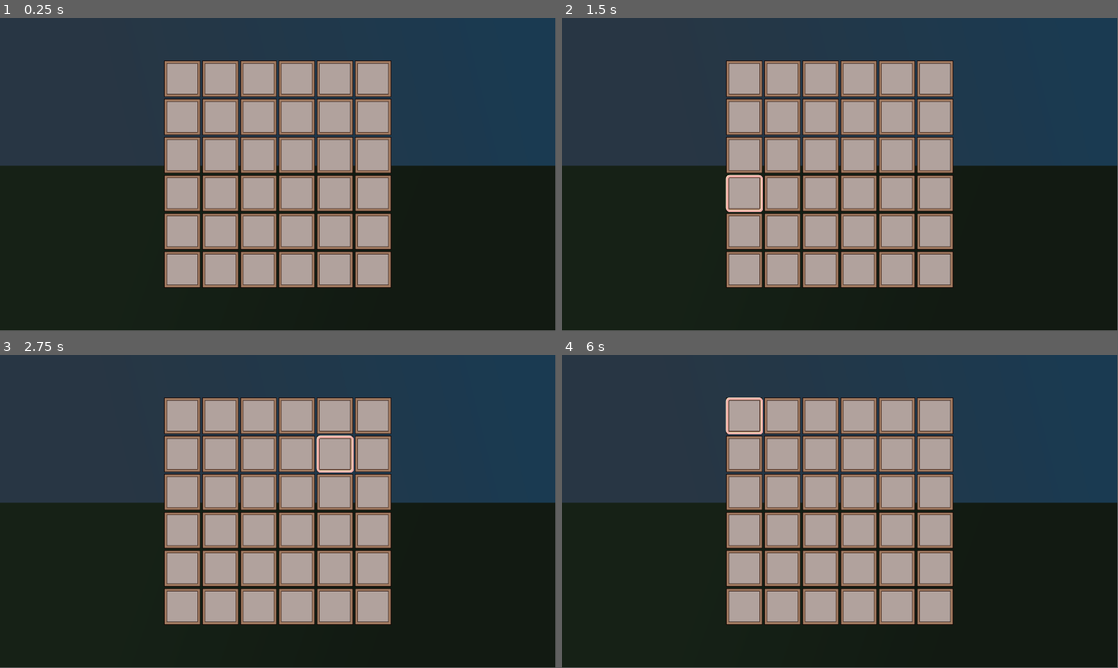
Above: before the commit, frames 1-4 (two rows, left to right).
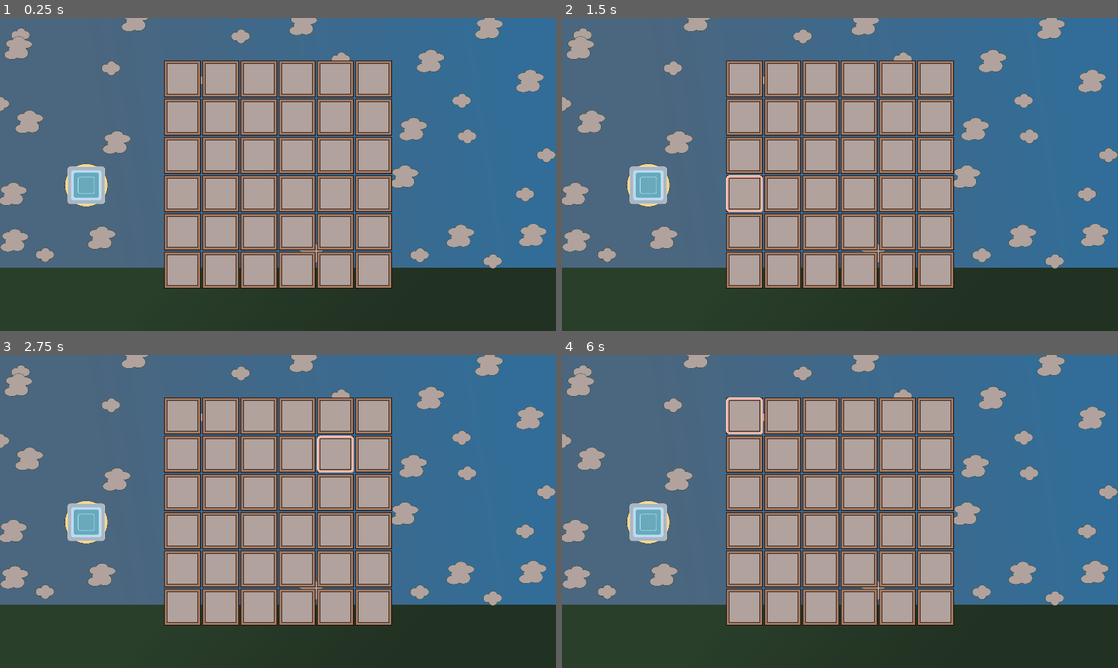
Above: after the commit, the same moments.

Repository: mathew-tran/gem-match
Game: Godot game, scene res://Scenes/Main.tscn
The game is run twice, just before and just after one commit, with the same random seed, the same clock (stepped at 60 frames per second) and the same inputs.
Inputs (mouse positions are in pixels of both pictures, inside the frame that each line leads up to):
- Up to frame 1 (0.25 s): no input
- Up to frame 2 (1.5 s): tap Enter at 0.5 s; move the mouse to (962, 158) at 0.52 s; press the mouse at (962, 158) at 0.53 s; tap Space at 1.25 s; move the mouse to (728, 190) at 1.27 s; release the mouse at (728, 190) at 1.28 s; click (728, 190) at 1.35 s
- Up to frame 3 (2.75 s): tap Enter at 2 s; move the mouse to (333, 442) at 2.02 s; press the mouse at (333, 442) at 2.03 s
- Up to frame 4 (6 s): tap Space at 2.75, 4.25 s; move the mouse to (812, 574) at 2.77 s; release the mouse at (812, 574) at 2.78 s; click (812, 574) at 2.85 s; tap Enter at 3.5 s; move the mouse to (1006, 558) at 3.52 s; press the mouse at (1006, 558) at 3.53 s; move the mouse to (673, 464) at 4.27 s; release the mouse at (673, 464) at 4.28 s; click (673, 464) at 4.35 s; move the mouse to (867, 511) at 5.02 s; press the mouse at (867, 511) at 5.03 s; move the mouse to (756, 433) at 5.77 s; release the mouse at (756, 433) at 5.78 s; click (756, 433) at 5.85 s
In our replay, the window is 799x449 before the commit and 800x450 after it. These sizes can differ from the game's own. Grey fills any space a smaller window leaves; there, only what the larger window draws over its background counts as a difference.

The runs differ from the first frame. In frame 1, 70% of the frame differs, in the area x 0-100%, y 0-100%; in frame 2, 70%; in frame 3, 70%; in frame 4, 70%.

Commit message:
working on making gem draggable to grid selection

Diff:
--- a/Art/BG.svg
+++ b/Art/BG.svg
@@ -67,7 +67,8 @@
        y1="94.225334"
        x2="461.01212"
        y2="7.9851942"
-       gradientUnits="userSpaceOnUse" />
+       gradientUnits="userSpaceOnUse"
+       gradientTransform="matrix(1,0,0,1.5958904,0,12.054368)" />
     <linearGradient
        inkscape:collect="always"
        xlink:href="#linearGradient4"
@@ -76,7 +77,8 @@
        y1="246.74261"
        x2="147.99231"
        y2="167.95532"
-       gradientUnits="userSpaceOnUse" />
+       gradientUnits="userSpaceOnUse"
+       gradientTransform="matrix(1,0,0,0.43202413,0,172.64755)" />
   </defs>
   <g
      inkscape:label="Layer 1"
@@ -86,17 +88,17 @@
        style="fill:url(#linearGradient5);stroke:#160402;stroke-width:0;stroke-dasharray:none"
        id="rect1"
        width="558.96387"
-       height="176.2067"
+       height="76.125542"
        x="-20.22917"
-       y="127.76317"
-       ry="2.6662641" />
+       y="227.84431"
+       ry="1.1518904" />
     <rect
        style="fill:url(#linearGradient3);stroke:#160402;stroke-width:0;stroke-dasharray:none"
        id="rect2"
        width="561.62561"
-       height="155.44519"
+       height="248.07349"
        x="-26.617327"
        y="-20.22917"
-       ry="2.6662638" />
+       ry="4.255065" />
   </g>
 </svg>
--- /dev/null
+++ b/Art/UI/remaining.svg
@@ -0,0 +1,86 @@
+<?xml version="1.0" encoding="UTF-8" standalone="no"?>
+<!-- Created with Inkscape (http://www.inkscape.org/) -->
+
+<svg
+   width="160"
+   height="160"
+   viewBox="0 0 42.333333 42.333333"
+   version="1.1"
+   id="svg1"
+   inkscape:version="1.3.2 (091e20e, 2023-11-25, custom)"
+   sodipodi:docname="remaining.svg"
+   xmlns:inkscape="http://www.inkscape.org/namespaces/inkscape"
+   xmlns:sodipodi="http://sodipodi.sourceforge.net/DTD/sodipodi-0.dtd"
+   xmlns="http://www.w3.org/2000/svg"
+   xmlns:svg="http://www.w3.org/2000/svg">
+  <sodipodi:namedview
+     id="namedview1"
+     pagecolor="#ffffff"
+     bordercolor="#000000"
+     borderopacity="0.25"
+     inkscape:showpageshadow="2"
+     inkscape:pageopacity="0.0"
+     inkscape:pagecheckerboard="0"
+     inkscape:deskcolor="#d1d1d1"
+     inkscape:document-units="px"
+     inkscape:zoom="2.811532"
+     inkscape:cx="38.768899"
+     inkscape:cy="54.952247"
+     inkscape:window-width="1920"
+     inkscape:window-height="992"
+     inkscape:window-x="2125"
+     inkscape:window-y="-8"
+     inkscape:window-maximized="1"
+     inkscape:current-layer="layer1" />
+  <defs
+     id="defs1" />
+  <g
+     inkscape:label="Layer 1"
+     inkscape:groupmode="layer"
+     id="layer1">
+    <circle
+       style="fill:#efd98b;stroke:#160402;stroke-width:0.225231"
+       id="path1"
+       cx="21.166666"
+       cy="21.166666"
+       r="19.546768" />
+    <text
+       xml:space="preserve"
+       style="font-size:3.175px;fill:#abf1f5;stroke:#2e432f;stroke-width:0.3;stroke-linejoin:bevel"
+       x="27.149673"
+       y="26.484241"
+       id="text2"><tspan
+         sodipodi:role="line"
+         id="tspan2"
+         style="stroke-width:0.3"
+         x="27.149673"
+         y="26.484241" /></text>
+    <text
+       xml:space="preserve"
+       style="font-size:3.175px;fill:#abf1f5;stroke:#2e432f;stroke-width:0.3;stroke-linejoin:bevel"
+       x="8.6506319"
+       y="27.349304"
+       id="text3"><tspan
+         sodipodi:role="line"
+         id="tspan3"
+         style="stroke-width:0.3"
+         x="8.6506319"
+         y="27.349304" /></text>
+    <rect
+       style="fill:#a8b7c6;fill-opacity:1;stroke:#f6e4c1;stroke-width:0.3;stroke-linejoin:bevel;stroke-dasharray:none"
+       id="rect3"
+       width="33.866665"
+       height="33.866665"
+       x="4.2333341"
+       y="4.2333341"
+       ry="2.6662638" />
+    <rect
+       style="fill:#c1d3f7;fill-opacity:1;stroke:#f6e4c1;stroke-width:0.242159;stroke-linejoin:bevel;stroke-dasharray:none"
+       id="rect4"
+       width="27.337053"
+       height="27.337053"
+       x="7.4981399"
+       y="7.4981399"
+       ry="2.1521988" />
+  </g>
+</svg>
--- /dev/null
+++ b/Art/UI/remaining.svg.2024_03_29_07_12_01.0.svg
@@ -0,0 +1,76 @@
+<?xml version="1.0" encoding="UTF-8" standalone="no"?>
+<!-- Created with Inkscape (http://www.inkscape.org/) -->
+
+<svg
+   width="128"
+   height="128"
+   viewBox="0 0 33.866666 33.866666"
+   version="1.1"
+   id="svg1"
+   inkscape:version="1.3.2 (091e20e, 2023-11-25, custom)"
+   sodipodi:docname="remaining.svg"
+   xmlns:inkscape="http://www.inkscape.org/namespaces/inkscape"
+   xmlns:sodipodi="http://sodipodi.sourceforge.net/DTD/sodipodi-0.dtd"
+   xmlns="http://www.w3.org/2000/svg"
+   xmlns:svg="http://www.w3.org/2000/svg">
+  <sodipodi:namedview
+     id="namedview1"
+     pagecolor="#ffffff"
+     bordercolor="#000000"
+     borderopacity="0.25"
+     inkscape:showpageshadow="2"
+     inkscape:pageopacity="0.0"
+     inkscape:pagecheckerboard="0"
+     inkscape:deskcolor="#d1d1d1"
+     inkscape:document-units="px"
+     inkscape:zoom="2.811532"
+     inkscape:cx="56.019281"
+     inkscape:cy="25.786653"
+     inkscape:window-width="1920"
+     inkscape:window-height="992"
+     inkscape:window-x="2125"
+     inkscape:window-y="-8"
+     inkscape:window-maximized="1"
+     inkscape:current-layer="layer1" />
+  <defs
+     id="defs1" />
+  <g
+     inkscape:label="Layer 1"
+     inkscape:groupmode="layer"
+     id="layer1">
+    <text
+       xml:space="preserve"
+       style="font-size:3.175px;fill:#abf1f5;stroke:#2e432f;stroke-width:0.3;stroke-linejoin:bevel"
+       x="27.149673"
+       y="26.484241"
+       id="text2"><tspan
+         sodipodi:role="line"
+         id="tspan2"
+         style="stroke-width:0.3"></tspan></text>
+    <text
+       xml:space="preserve"
+       style="font-size:3.175px;fill:#abf1f5;stroke:#2e432f;stroke-width:0.3;stroke-linejoin:bevel"
+       x="8.6506319"
+       y="27.349304"
+       id="text3"><tspan
+         sodipodi:role="line"
+         id="tspan3"
+         style="stroke-width:0.3"></tspan></text>
+    <rect
+       style="fill:#a8b7c6;fill-opacity:1;stroke:#f6e4c1;stroke-width:0.3;stroke-linejoin:bevel;stroke-dasharray:none"
+       id="rect3"
+       width="33.866665"
+       height="33.866665"
+       x="0"
+       y="0"
+       ry="2.6662638" />
+    <rect
+       style="fill:#c1d3f7;fill-opacity:1;stroke:#f6e4c1;stroke-width:0.242159;stroke-linejoin:bevel;stroke-dasharray:none"
+       id="rect4"
+       width="27.337053"
+       height="27.337053"
+       x="-0.028920526"
+       y="-0.028920526"
+       ry="2.1521988" />
+  </g>
+</svg>
--- /dev/null
+++ b/Art/cloud1.svg
@@ -0,0 +1,46 @@
+<?xml version="1.0" encoding="UTF-8" standalone="no"?>
+<!-- Created with Inkscape (http://www.inkscape.org/) -->
+
+<svg
+   width="64"
+   height="64"
+   viewBox="0 0 16.933333 16.933333"
+   version="1.1"
+   id="svg1"
+   inkscape:version="1.3.2 (091e20e, 2023-11-25, custom)"
+   sodipodi:docname="cloud1.svg"
+   xmlns:inkscape="http://www.inkscape.org/namespaces/inkscape"
+   xmlns:sodipodi="http://sodipodi.sourceforge.net/DTD/sodipodi-0.dtd"
+   xmlns="http://www.w3.org/2000/svg"
+   xmlns:svg="http://www.w3.org/2000/svg">
+  <sodipodi:namedview
+     id="namedview1"
+     pagecolor="#ffffff"
+     bordercolor="#000000"
+     borderopacity="0.25"
+     inkscape:showpageshadow="2"
+     inkscape:pageopacity="0.0"
+     inkscape:pagecheckerboard="0"
+     inkscape:deskcolor="#d1d1d1"
+     inkscape:document-units="px"
+     inkscape:zoom="3.9761067"
+     inkscape:cx="20.245936"
+     inkscape:cy="70.043393"
+     inkscape:window-width="1920"
+     inkscape:window-height="992"
+     inkscape:window-x="2125"
+     inkscape:window-y="-8"
+     inkscape:window-maximized="1"
+     inkscape:current-layer="layer1" />
+  <defs
+     id="defs1" />
+  <g
+     inkscape:label="Layer 1"
+     inkscape:groupmode="layer"
+     id="layer1">
+    <path
+       id="path1"
+       style="fill:#b1a29d;stroke:#2e432f;stroke-width:0.3;stroke-linejoin:bevel"
+       d="M 8.9834308 1.5306559 A 3.992599 3.992599 0 0 0 5.1299193 4.5030842 A 3.792969 3.792969 0 0 0 3.7930501 4.2586547 A 3.792969 3.792969 0 0 0 0 8.0517048 A 3.792969 3.792969 0 0 0 3.7930501 11.844755 A 3.792969 3.792969 0 0 0 4.9738565 11.649418 A 3.9829018 3.9829018 0 0 0 8.8237506 14.639416 A 3.9829018 3.9829018 0 0 0 12.674678 11.643733 A 4.2333331 3.7681541 0 0 0 12.7 11.645284 A 4.2333331 3.7681541 0 0 0 16.933333 7.8770384 A 4.2333331 3.7681541 0 0 0 12.716019 4.1093098 A 3.992599 3.992599 0 0 0 8.9834308 1.5306559 z " />
+  </g>
+</svg>
--- /dev/null
+++ b/Art/cloud2.svg
@@ -0,0 +1,46 @@
+<?xml version="1.0" encoding="UTF-8" standalone="no"?>
+<!-- Created with Inkscape (http://www.inkscape.org/) -->
+
+<svg
+   width="96"
+   height="96"
+   viewBox="0 0 25.399999 25.399999"
+   version="1.1"
+   id="svg1"
+   inkscape:version="1.3.2 (091e20e, 2023-11-25, custom)"
+   sodipodi:docname="cloud2.svg"
+   xmlns:inkscape="http://www.inkscape.org/namespaces/inkscape"
+   xmlns:sodipodi="http://sodipodi.sourceforge.net/DTD/sodipodi-0.dtd"
+   xmlns="http://www.w3.org/2000/svg"
+   xmlns:svg="http://www.w3.org/2000/svg">
+  <sodipodi:namedview
+     id="namedview1"
+     pagecolor="#ffffff"
+     bordercolor="#000000"
+     borderopacity="0.25"
+     inkscape:showpageshadow="2"
+     inkscape:pageopacity="0.0"
+     inkscape:pagecheckerboard="0"
+     inkscape:deskcolor="#d1d1d1"
+     inkscape:document-units="px"
+     inkscape:zoom="3.9761067"
+     inkscape:cx="40.36612"
+     inkscape:cy="76.079448"
+     inkscape:window-width="1920"
+     inkscape:window-height="992"
+     inkscape:window-x="2125"
+     inkscape:window-y="-8"
+     inkscape:window-maximized="1"
+     inkscape:current-layer="layer1" />
+  <defs
+     id="defs1" />
+  <g
+     inkscape:label="Layer 1"
+     inkscape:groupmode="layer"
+     id="layer1">
+    <path
+       id="path1"
+       style="fill:#b1a29d;stroke:#2e432f;stroke-width:0.3;stroke-linejoin:bevel"
+       d="M 13.150618 2.8613239 A 5.3651938 3.5741169 0 0 0 7.8811724 5.8022296 A 5.921814 3.6598825 0 0 0 7.3855954 5.7893105 A 5.921814 3.6598825 0 0 0 1.4639933 9.4490353 A 5.921814 3.6598825 0 0 0 4.9345823 12.773897 A 7.1201348 3.5600674 0 0 0 4.1258462 14.406872 A 7.1201348 3.5600674 0 0 0 4.5552773 15.603698 A 6.7287903 4.158957 0 0 0 0 19.53059 A 6.7287903 4.158957 0 0 0 6.728788 23.689509 A 6.7287903 4.158957 0 0 0 11.803413 22.248254 A 6.4214296 5.2285376 0 0 0 15.404744 23.157242 A 6.4214296 5.2285376 0 0 0 21.826057 17.928621 A 6.4214296 5.2285376 0 0 0 19.326985 13.790372 A 7.7620163 3.8810081 0 0 0 25.399999 10.009725 A 7.7620163 3.8810081 0 0 0 18.498095 6.1536293 A 5.3651938 3.5741169 0 0 0 13.150618 2.8613239 z " />
+  </g>
+</svg>
--- /dev/null
+++ b/Prefab/GemPiece.tscn
@@ -0,0 +1,52 @@
+[gd_scene load_steps=4 format=3 uid="uid://bimkpp7lrtrf1"]
+
+[ext_resource type="Texture2D" uid="uid://bhfepm0a6u04v" path="res://Art/Game/Pieces/Diamond.svg" id="1_0dohn"]
+[ext_resource type="Script" path="res://Scripts/GemPiece.gd" id="1_pa23c"]
+
+[sub_resource type="RectangleShape2D" id="RectangleShape2D_i7vxw"]
+size = Vector2(97.5, 92.5)
+
+[node name="GemPiece" type="Control"]
+custom_minimum_size = Vector2(128, 128)
+layout_mode = 3
+anchors_preset = 8
+anchor_left = 0.5
+anchor_top = 0.5
+anchor_right = 0.5
+anchor_bottom = 0.5
+offset_left = -64.0
+offset_top = -64.0
+offset_right = 64.0
+offset_bottom = 64.0
+grow_horizontal = 2
+grow_vertical = 2
+script = ExtResource("1_pa23c")
+
+[node name="Sprite2D" type="TextureRect" parent="."]
+layout_mode = 1
+anchors_preset = 8
+anchor_left = 0.5
+anchor_top = 0.5
+anchor_right = 0.5
+anchor_bottom = 0.5
+offset_left = -61.0
+offset_top = -61.0
+offset_right = 67.0
+offset_bottom = 67.0
+grow_horizontal = 2
+grow_vertical = 2
+scale = Vector2(0.8, 0.8)
+pivot_offset = Vector2(48, 48)
+texture = ExtResource("1_0dohn")
+
+[node name="Area2D" type="Area2D" parent="Sprite2D"]
+scale = Vector2(1, 1)
+collision_mask = 2
+
+[node name="CollisionShape2D" type="CollisionShape2D" parent="Sprite2D/Area2D"]
+position = Vector2(64.25, 61.75)
+scale = Vector2(1, 1)
+shape = SubResource("RectangleShape2D_i7vxw")
+
+[connection signal="mouse_entered" from="." to="." method="_on_mouse_entered"]
+[connection signal="mouse_exited" from="." to="." method="_on_mouse_exited"]
--- a/Prefab/GridSquare.tscn
+++ b/Prefab/GridSquare.tscn
@@ -2,14 +2,15 @@
 
 [ext_resource type="Texture2D" uid="uid://bse58t3e4pmxi" path="res://Art/GridPiece.svg" id="1_v7jjj"]
 [ext_resource type="Script" path="res://Scripts/GridSquare.gd" id="2_1vr51"]
-[ext_resource type="Texture2D" uid="uid://daqyry7lcu3rl" path="res://Art/Game/Pieces/emerald.svg" id="3_i8i5r"]
 [ext_resource type="Texture2D" uid="uid://bpvbmmv16f71l" path="res://Art/UI/select.svg" id="4_alu6x"]
+
+[sub_resource type="RectangleShape2D" id="RectangleShape2D_fnb3r"]
 
 [node name="GridSquare" type="TextureRect"]
 texture = ExtResource("1_v7jjj")
 script = ExtResource("2_1vr51")
 
-[node name="TextureRect" type="TextureRect" parent="."]
+[node name="Highlight" type="TextureRect" parent="."]
 visible = false
 layout_mode = 1
 anchors_preset = 8
@@ -17,16 +18,15 @@
 anchor_top = 0.5
 anchor_right = 0.5
 anchor_bottom = 0.5
-offset_left = -51.0
-offset_top = -52.0
-offset_right = 77.0
-offset_bottom = 76.0
+offset_left = -64.0
+offset_top = -64.0
+offset_right = 64.0
+offset_bottom = 64.0
 grow_horizontal = 2
 grow_vertical = 2
-scale = Vector2(0.8, 0.8)
-texture = ExtResource("3_i8i5r")
+texture = ExtResource("4_alu6x")
 
-[node name="Highlight" type="TextureRect" parent="."]
+[node name="Highlight2" type="TextureRect" parent="."]
 visible = false
 layout_mode = 1
 anchors_preset = 8
@@ -49,5 +49,14 @@
 offset_right = 8.0
 offset_bottom = 8.0
 
+[node name="Area2D" type="Area2D" parent="."]
+collision_layer = 2
+
+[node name="CollisionShape2D" type="CollisionShape2D" parent="Area2D"]
+position = Vector2(64, 65)
+shape = SubResource("RectangleShape2D_fnb3r")
+
 [connection signal="mouse_entered" from="Button" to="." method="_on_button_mouse_entered"]
 [connection signal="mouse_exited" from="Button" to="." method="_on_button_mouse_exited"]
+[connection signal="area_entered" from="Area2D" to="." method="_on_area_2d_area_entered"]
+[connection signal="area_exited" from="Area2D" to="." method="_on_area_2d_area_exited"]
--- /dev/null
+++ b/Prefab/RemainingSlot.tscn
@@ -0,0 +1,8 @@
+[gd_scene load_steps=2 format=3 uid="uid://cixtxt26wjlem"]
+
+[ext_resource type="Texture2D" uid="uid://4yiv1lm2gfm" path="res://Art/UI/remaining.svg" id="1_38qkj"]
+
+[node name="RemainingSlot" type="TextureRect"]
+offset_right = 160.0
+offset_bottom = 160.0
+texture = ExtResource("1_38qkj")
--- a/Scenes/Main.tscn
+++ b/Scenes/Main.tscn
@@ -1,15 +1,153 @@
-[gd_scene load_steps=3 format=3 uid="uid://bom72s7pp1eku"]
+[gd_scene load_steps=7 format=3 uid="uid://bom72s7pp1eku"]
 
 [ext_resource type="PackedScene" uid="uid://csufmob2i3gat" path="res://Prefab/GridSquare.tscn" id="1_dmebl"]
 [ext_resource type="Texture2D" uid="uid://bj3tgbu3qwr08" path="res://Art/BG.svg" id="1_o2s0i"]
+[ext_resource type="Texture2D" uid="uid://hc65ya0y3p3b" path="res://Art/cloud1.svg" id="2_wtd1y"]
+[ext_resource type="Texture2D" uid="uid://c00wyavasgy5s" path="res://Art/cloud2.svg" id="3_ltya5"]
+[ext_resource type="PackedScene" uid="uid://cixtxt26wjlem" path="res://Prefab/RemainingSlot.tscn" id="5_kaftd"]
+[ext_resource type="PackedScene" uid="uid://bimkpp7lrtrf1" path="res://Prefab/GemPiece.tscn" id="6_67dt6"]
 
 [node name="Node2D" type="Node2D"]
 
 [node name="TextureRect" type="TextureRect" parent="."]
-modulate = Color(0.388235, 0.388235, 0.388235, 1)
+modulate = Color(0.729412, 0.729412, 0.729412, 1)
 offset_right = 1920.0
 offset_bottom = 1080.0
 texture = ExtResource("1_o2s0i")
+
+[node name="Clouds" type="Node2D" parent="."]
+
+[node name="Sprite2D" type="Sprite2D" parent="Clouds"]
+position = Vector2(71, 61)
+texture = ExtResource("2_wtd1y")
+
+[node name="Sprite2D3" type="Sprite2D" parent="Clouds"]
+position = Vector2(0, 298)
+texture = ExtResource("2_wtd1y")
+
+[node name="Sprite2D27" type="Sprite2D" parent="Clouds"]
+position = Vector2(1813, 610)
+texture = ExtResource("2_wtd1y")
+
+[node name="Sprite2D28" type="Sprite2D" parent="Clouds"]
+position = Vector2(1449, 820)
+texture = ExtResource("2_wtd1y")
+
+[node name="Sprite2D29" type="Sprite2D" parent="Clouds"]
+position = Vector2(1701, 841)
+texture = ExtResource("2_wtd1y")
+
+[node name="Sprite2D30" type="Sprite2D" parent="Clouds"]
+position = Vector2(155, 819)
+texture = ExtResource("2_wtd1y")
+
+[node name="Sprite2D31" type="Sprite2D" parent="Clouds"]
+position = Vector2(155, 819)
+texture = ExtResource("2_wtd1y")
+
+[node name="Sprite2D32" type="Sprite2D" parent="Clouds"]
+position = Vector2(831, 65)
+texture = ExtResource("2_wtd1y")
+
+[node name="Sprite2D33" type="Sprite2D" parent="Clouds"]
+position = Vector2(1594, 287)
+texture = ExtResource("2_wtd1y")
+
+[node name="Sprite2D14" type="Sprite2D" parent="Clouds"]
+position = Vector2(383, 175)
+texture = ExtResource("2_wtd1y")
+
+[node name="Sprite2D15" type="Sprite2D" parent="Clouds"]
+position = Vector2(1613, 410)
+texture = ExtResource("2_wtd1y")
+
+[node name="Sprite2D16" type="Sprite2D" parent="Clouds"]
+position = Vector2(1177, 144)
+texture = ExtResource("2_wtd1y")
+
+[node name="Sprite2D17" type="Sprite2D" parent="Clouds"]
+position = Vector2(1886, 475)
+texture = ExtResource("2_wtd1y")
+
+[node name="Sprite2D4" type="Sprite2D" parent="Clouds"]
+position = Vector2(714, 217)
+texture = ExtResource("2_wtd1y")
+
+[node name="Sprite2D5" type="Sprite2D" parent="Clouds"]
+position = Vector2(714, 217)
+texture = ExtResource("2_wtd1y")
+
+[node name="Sprite2D2" type="Sprite2D" parent="Clouds"]
+position = Vector2(63, 101)
+texture = ExtResource("3_ltya5")
+
+[node name="Sprite2D6" type="Sprite2D" parent="Clouds"]
+position = Vector2(1487, 146)
+texture = ExtResource("3_ltya5")
+
+[node name="Sprite2D7" type="Sprite2D" parent="Clouds"]
+position = Vector2(1427, 381)
+texture = ExtResource("3_ltya5")
+
+[node name="Sprite2D8" type="Sprite2D" parent="Clouds"]
+position = Vector2(1830, 215)
+texture = ExtResource("3_ltya5")
+
+[node name="Sprite2D9" type="Sprite2D" parent="Clouds"]
+position = Vector2(1689, 31)
+texture = ExtResource("3_ltya5")
+
+[node name="Sprite2D10" type="Sprite2D" parent="Clouds"]
+position = Vector2(1047, 18)
+texture = ExtResource("3_ltya5")
+
+[node name="Sprite2D11" type="Sprite2D" parent="Clouds"]
+position = Vector2(468, 5)
+texture = ExtResource("3_ltya5")
+
+[node name="Sprite2D12" type="Sprite2D" parent="Clouds"]
+position = Vector2(101, 356)
+texture = ExtResource("3_ltya5")
+
+[node name="Sprite2D13" type="Sprite2D" parent="Clouds"]
+position = Vector2(403, 427)
+texture = ExtResource("3_ltya5")
+
+[node name="Sprite2D18" type="Sprite2D" parent="Clouds"]
+position = Vector2(45, 605)
+texture = ExtResource("3_ltya5")
+
+[node name="Sprite2D19" type="Sprite2D" parent="Clouds"]
+position = Vector2(351, 756)
+texture = ExtResource("3_ltya5")
+
+[node name="Sprite2D20" type="Sprite2D" parent="Clouds"]
+position = Vector2(50, 765)
+texture = ExtResource("3_ltya5")
+
+[node name="Sprite2D21" type="Sprite2D" parent="Clouds"]
+position = Vector2(1590, 750)
+texture = ExtResource("3_ltya5")
+
+[node name="Sprite2D22" type="Sprite2D" parent="Clouds"]
+position = Vector2(1397, 545)
+texture = ExtResource("3_ltya5")
+
+[node name="Sprite2D23" type="Sprite2D" parent="Clouds"]
+position = Vector2(1840, 747)
+texture = ExtResource("3_ltya5")
+
+[node name="Sprite2D26" type="Sprite2D" parent="Clouds"]
+position = Vector2(286, 563)
+texture = ExtResource("3_ltya5")
+
+[node name="Sprite2D24" type="Sprite2D" parent="Clouds"]
+position = Vector2(1071, 807)
+texture = ExtResource("3_ltya5")
+
+[node name="Sprite2D25" type="Sprite2D" parent="Clouds"]
+position = Vector2(1071, 807)
+texture = ExtResource("3_ltya5")
 
 [node name="CanvasLayer" type="CanvasLayer" parent="."]
 
@@ -159,3 +297,12 @@
 
 [node name="GridSquare6" parent="CanvasLayer/VBoxContainer/HBoxContainer6" instance=ExtResource("1_dmebl")]
 layout_mode = 2
+
+[node name="RemainingSlot" parent="CanvasLayer" instance=ExtResource("5_kaftd")]
+offset_left = 218.0
+offset_top = 497.0
+offset_right = 378.0
+offset_bottom = 657.0
+
+[node name="GemPiece" parent="CanvasLayer/RemainingSlot" instance=ExtResource("6_67dt6")]
+layout_mode = 1
--- /dev/null
+++ b/Scripts/GemPiece.gd
@@ -0,0 +1,37 @@
+extends Control
+
+var bIsDragged = false
+var bIsEntered = false
+var InitialPosition = Vector2.ZERO
+
+
+func _ready():
+	InitialPosition = global_position
+
+func _input(event):
+	if bIsEntered == false:
+		return
+	if event.is_action_pressed("click"):
+		bIsDragged = true
+
+func _process(delta):
+	if bIsDragged:
+		global_position = get_global_mouse_position() - Vector2(32,32)
+
+	if Input.is_action_just_released("click"):
+		bIsDragged = false
+		if CheckSquare() == null:
+			global_position = InitialPosition
+
+func CheckSquare():
+	var areas = $Sprite2D/Area2D.get_overlapping_areas()
+	if areas:
+		return areas[0]
+	return null
+
+func _on_mouse_entered():
+	bIsEntered = true
+
+
+func _on_mouse_exited():
+	bIsEntered = false
--- a/Scripts/GridSquare.gd
+++ b/Scripts/GridSquare.gd
@@ -7,3 +7,13 @@
 
 func _on_button_mouse_exited():
 	$Highlight.visible = false
+
+
+
+func _on_area_2d_area_entered(area):
+	$Highlight.visible = true
+
+
+
+func _on_area_2d_area_exited(area):
+	$Highlight.visible = false
--- a/project.godot
+++ b/project.godot
@@ -23,4 +23,18 @@
 
 window/size/viewport_width=1920
 window/size/viewport_height=1080
+window/stretch/mode="canvas_items"
 mouse_cursor/custom_image="res://Art/UI/cursor.svg"
+
+[input]
+
+click={
+"deadzone": 0.5,
+"events": [Object(InputEventMouseButton,"resource_local_to_scene":false,"resource_name":"","device":-1,"window_id":0,"alt_pressed":false,"shift_pressed":false,"ctrl_pressed":false,"meta_pressed":false,"button_mask":0,"position":Vector2(0, 0),"global_position":Vector2(0, 0),"factor":1.0,"button_index":1,"canceled":false,"pressed":false,"double_click":false,"script":null)
+]
+}
+
+[layer_names]
+
+2d_physics/layer_1="Gem"
+2d_physics/layer_2="GemSlot"
Not shown, added: Art/UI/remaining.svg.2024_03_29_07_12_01.0.svg.import
Not shown, added: Art/UI/remaining.svg.import
Not shown, added: Art/cloud1.svg.import
Not shown, added: Art/cloud2.svg.import
